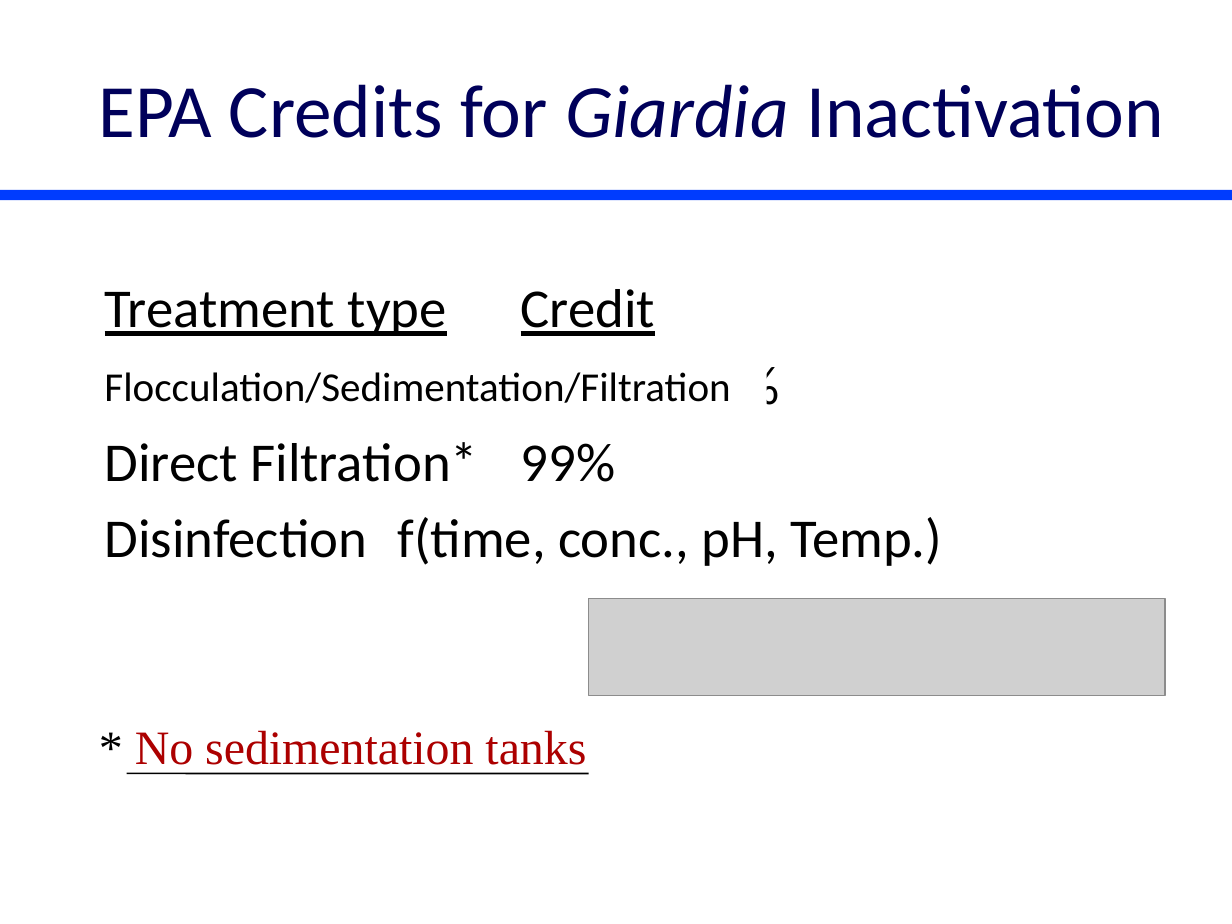
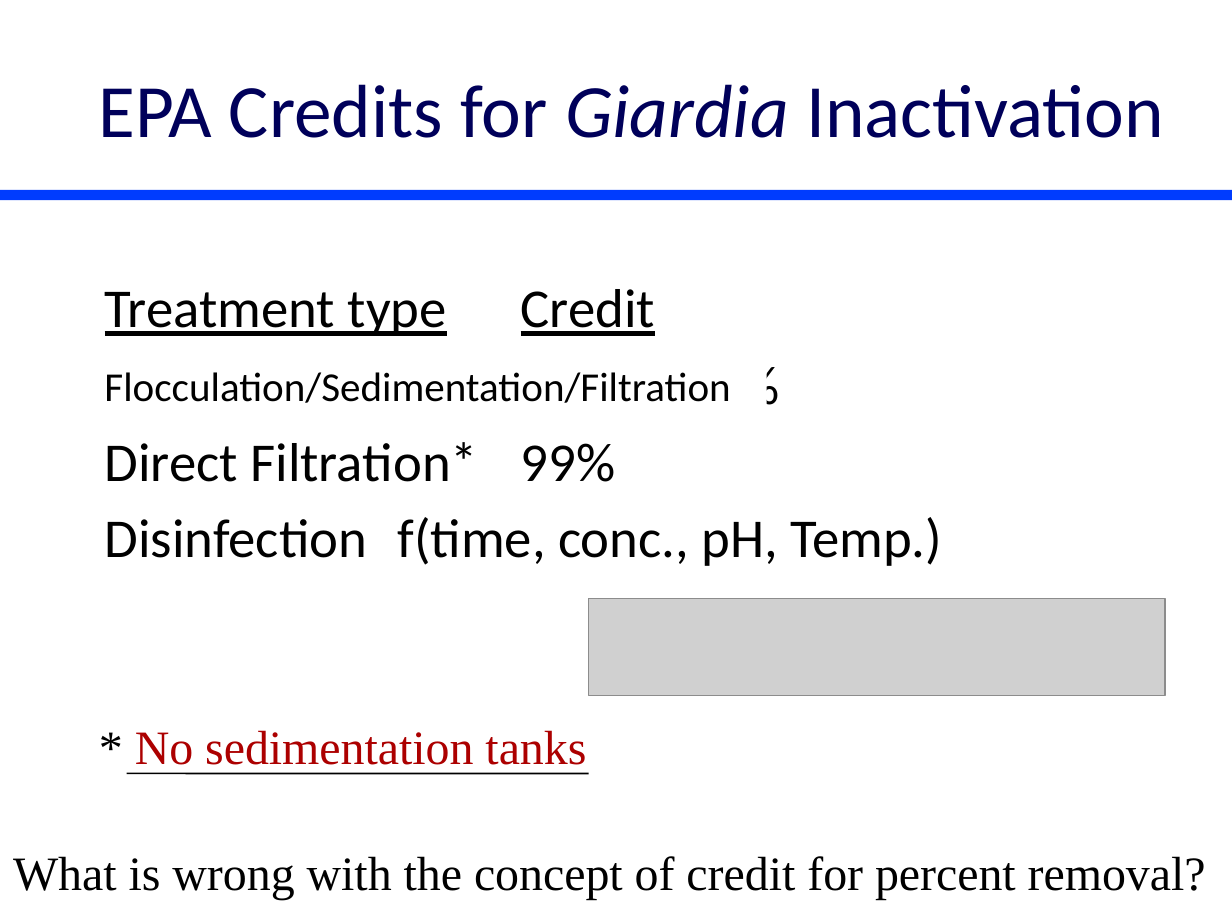
Before and after one commit to monroews/CEE4520Lectures, a slide deck: slide 32 of Disinfection.pptx. Drawn at 1232x924 pixels with LibreOffice and Linux fonts; fonts in the diff are those of the drawing; grey boxes stand for pictures. Boxes give left, top, right and bottom in pixels: in the first picture for what was removed or moved away, otherwise in the second. Text is boxed around its words. In the diff, an @@ line names an element or a change of style, - is before the commit and + after.

```diff
--- a/Disinfection.pptx
+++ b/Disinfection.pptx
@@ text added at (13,856,1206,900), 28 pt, text #000000 @@
+What is wrong with the concept of credit for percent removal?
```
Also in this commit, not shown: 6 other slides changed.
